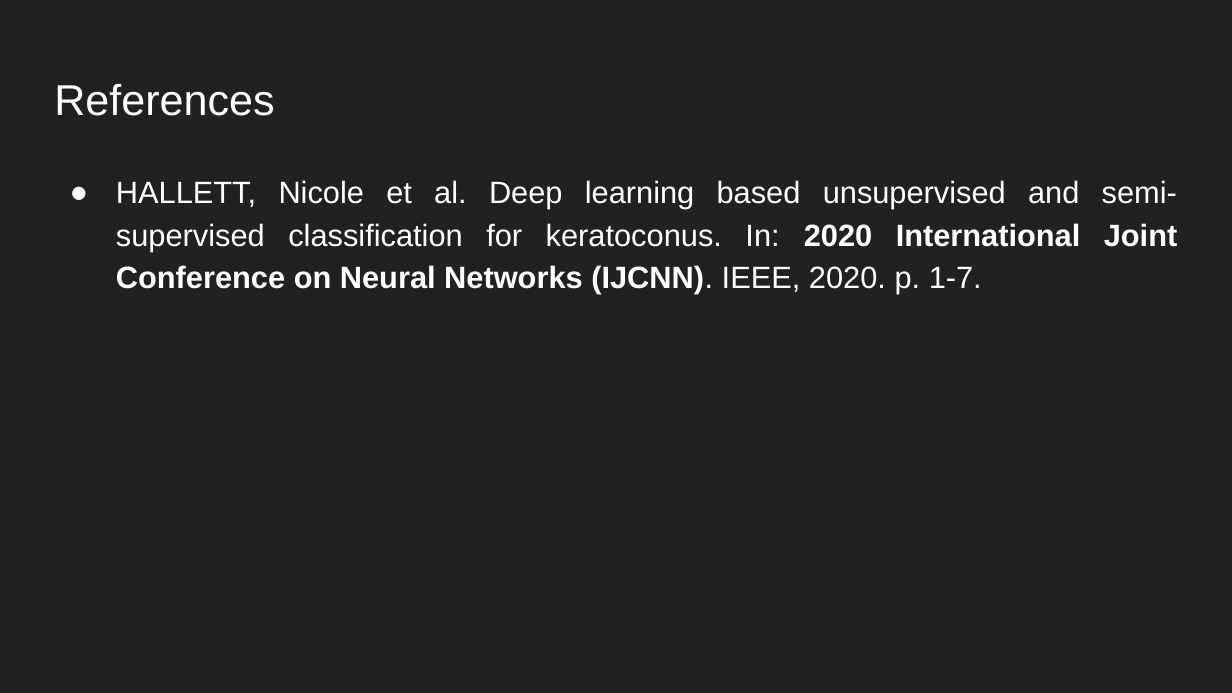
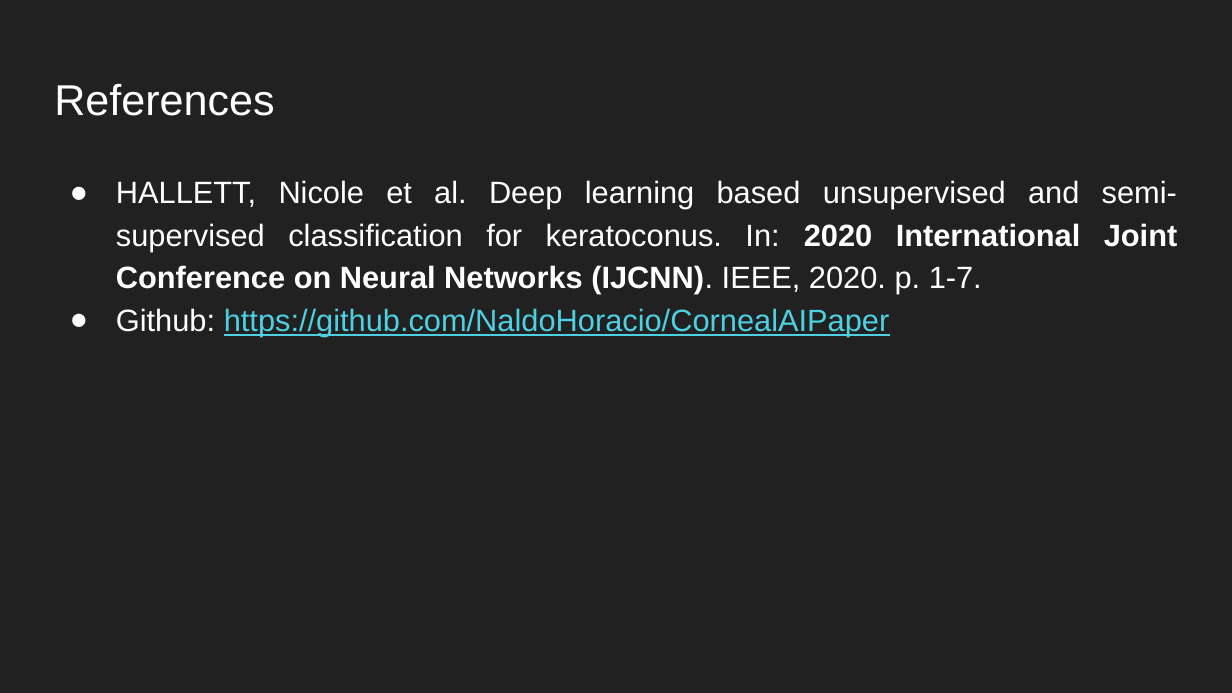
Before and after one commit to NaldoHoracio/CornealAIPaper, a slide deck: slide 10 of meetings/CorneaAIPaper.pptx (slide 11 before the commit). Drawn at 1232x693 pixels with LibreOffice and Linux fonts; fonts in the diff are those of the drawing. Boxes give left, top, right and bottom in pixels: in the first picture for what was removed or moved away, otherwise in the second. Text is boxed around its words. In the diff, an @@ line names an element or a change of style, - is before the commit and + after.

```diff
--- a/meetings/CorneaAIPaper.pptx
+++ b/meetings/CorneaAIPaper.pptx
@@ text at <box>116,308,890,336</box>: paragraph added @@
+● Github: https://github.com/NaldoHoracio/CornealAIPaper
```
Also in this commit, not shown: 4 other slides changed, 1 slide removed, 1 other file.
